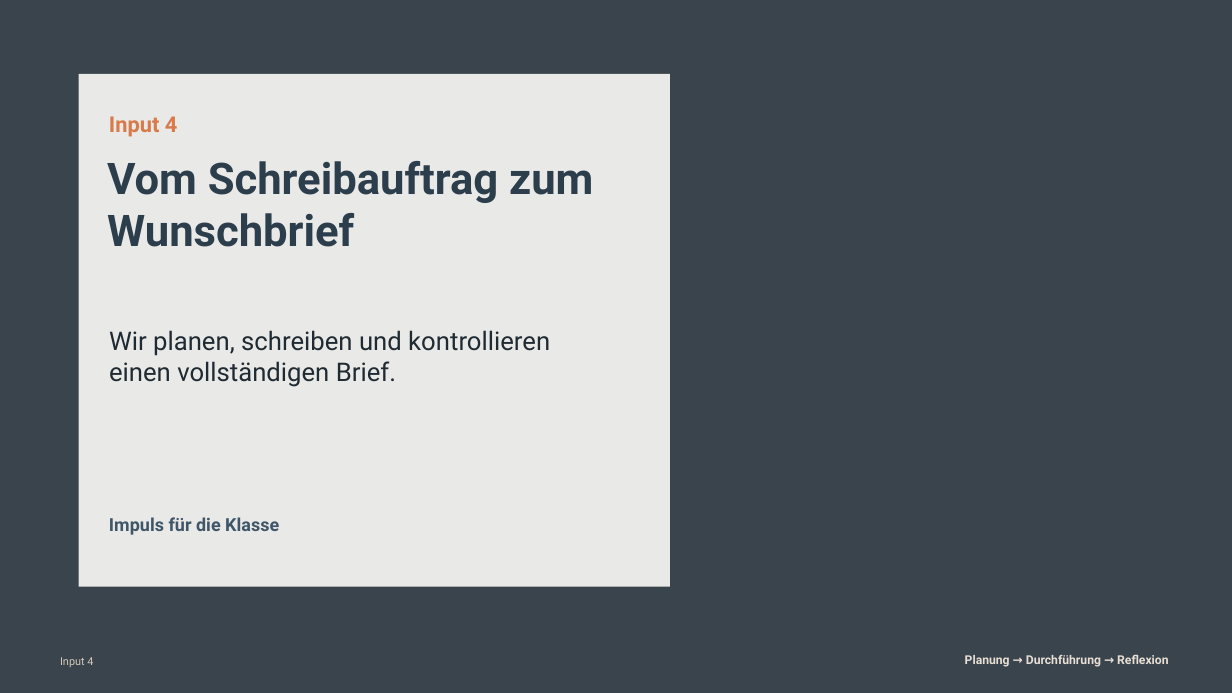
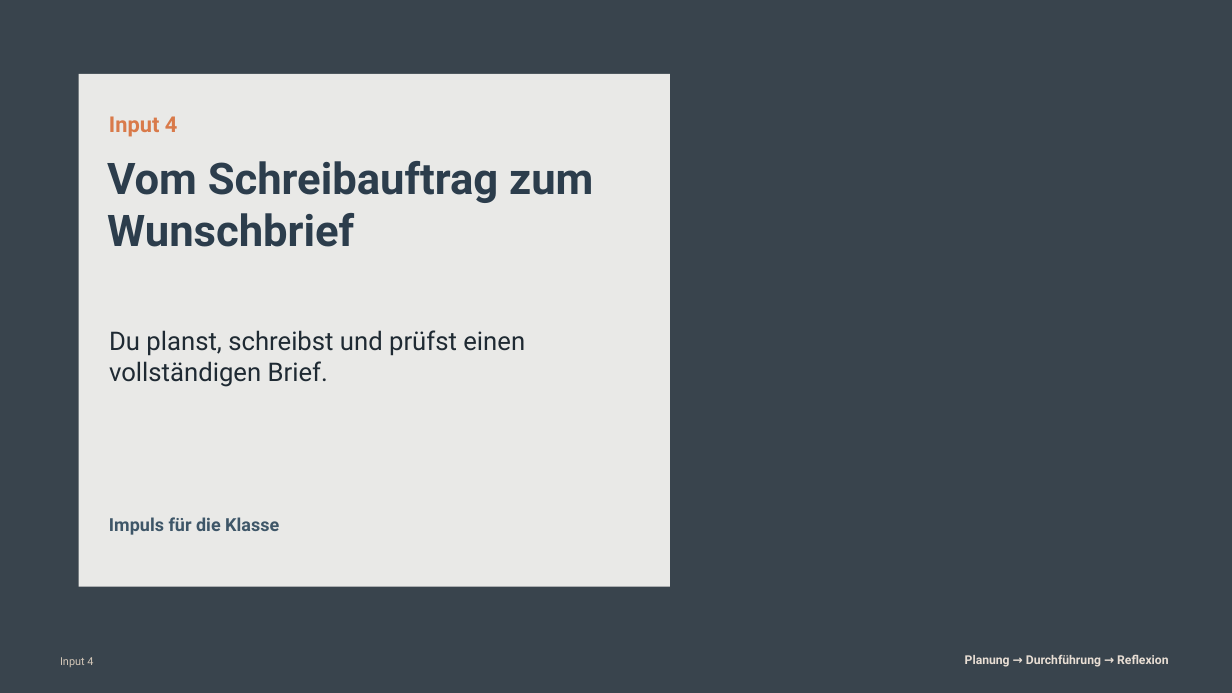
Before and after one commit to technikerleben/d5ur1-wunschbriefe, a slide deck: slide 15 of praesentationen/Impulse_Wunschbriefe_SRL_Mathe.pptx. Drawn at 1232x693 pixels with LibreOffice and Linux fonts; fonts in the diff are those of the drawing; background and template pictures are left out. Boxes give left, top, right and bottom in pixels: in the first picture for what was removed or moved away, otherwise in the second. Text is boxed around its words. In the diff, an @@ line names an element or a change of style, - is before the commit and + after.

```diff
--- a/praesentationen/Impulse_Wunschbriefe_SRL_Mathe.pptx
+++ b/praesentationen/Impulse_Wunschbriefe_SRL_Mathe.pptx
@@ text at box(109, 330, 525, 387): text changed @@
-Wir planen, schreiben und kontrollieren einen vollständigen Brief.
+Du planst, schreibst und prüfst einen vollständigen Brief.
```
Also in this commit, not shown: 23 other slides changed, 8 other files.
